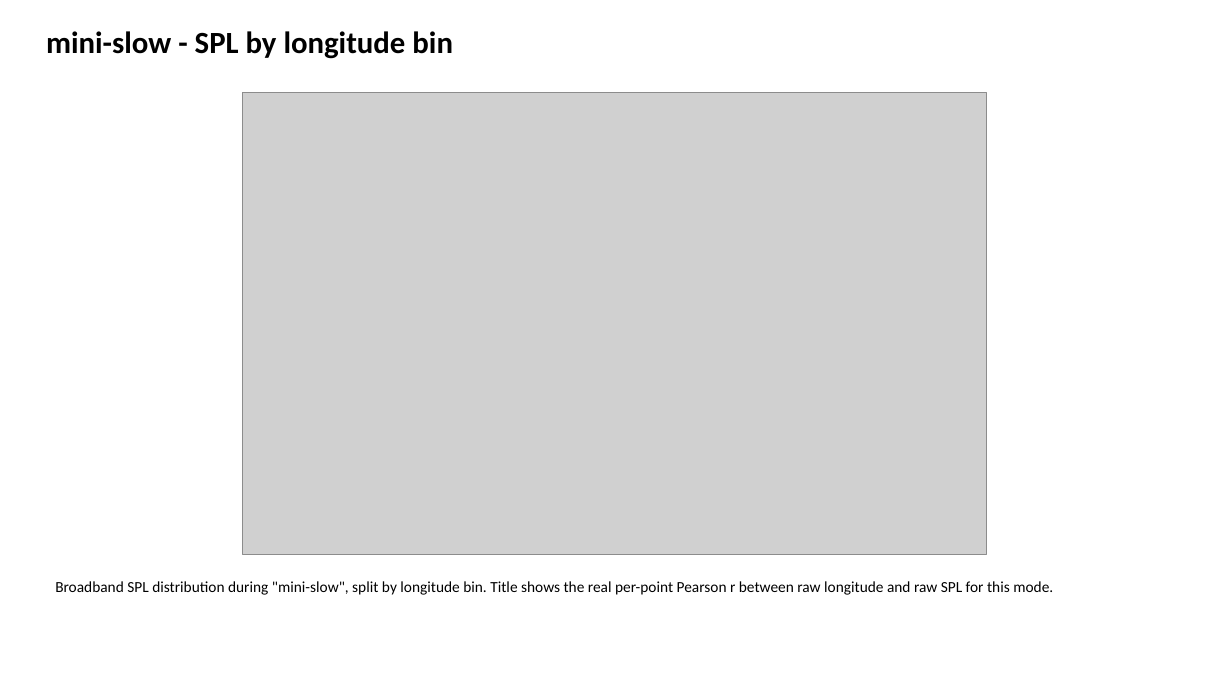
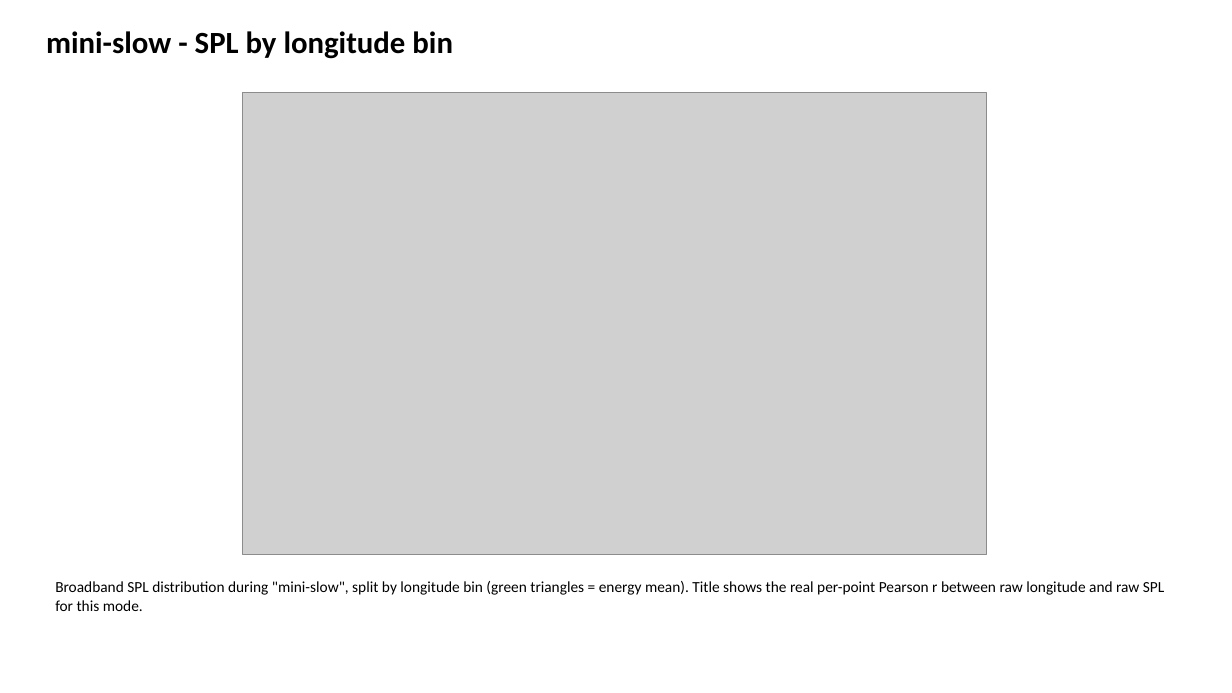
Before and after one commit to NMFS-PAM-Glider/hackathon-shared-repo, a slide deck: slide 116 of noise-fx-calc/noise_analysis_outputs/sg607/sg607_pam_noise_summary.pptx. Drawn at 1232x693 pixels with LibreOffice and Linux fonts; fonts in the diff are those of the drawing; grey boxes stand for pictures. Boxes give left, top, right and bottom in pixels: in the first picture for what was removed or moved away, otherwise in the second. Text is boxed around its words. In the diff, an @@ line names an element or a change of style, - is before the commit and + after.

```diff
--- a/noise-fx-calc/noise_analysis_outputs/sg607/sg607_pam_noise_summary.pptx
+++ b/noise-fx-calc/noise_analysis_outputs/sg607/sg607_pam_noise_summary.pptx
@@ text at box(55, 581, 1164, 611): text changed @@
-Broadband SPL distribution during "mini-slow", split by longitude bin. Title shows the real per-point Pearson r between raw longitude and raw SPL for this mode.
+Broadband SPL distribution during "mini-slow", split by longitude bin (green triangles = energy mean). Title shows the real per-point Pearson r between raw longitude and raw SPL for this mode.
```
Also in this commit, not shown: 129 other slides changed, 4 other files.
